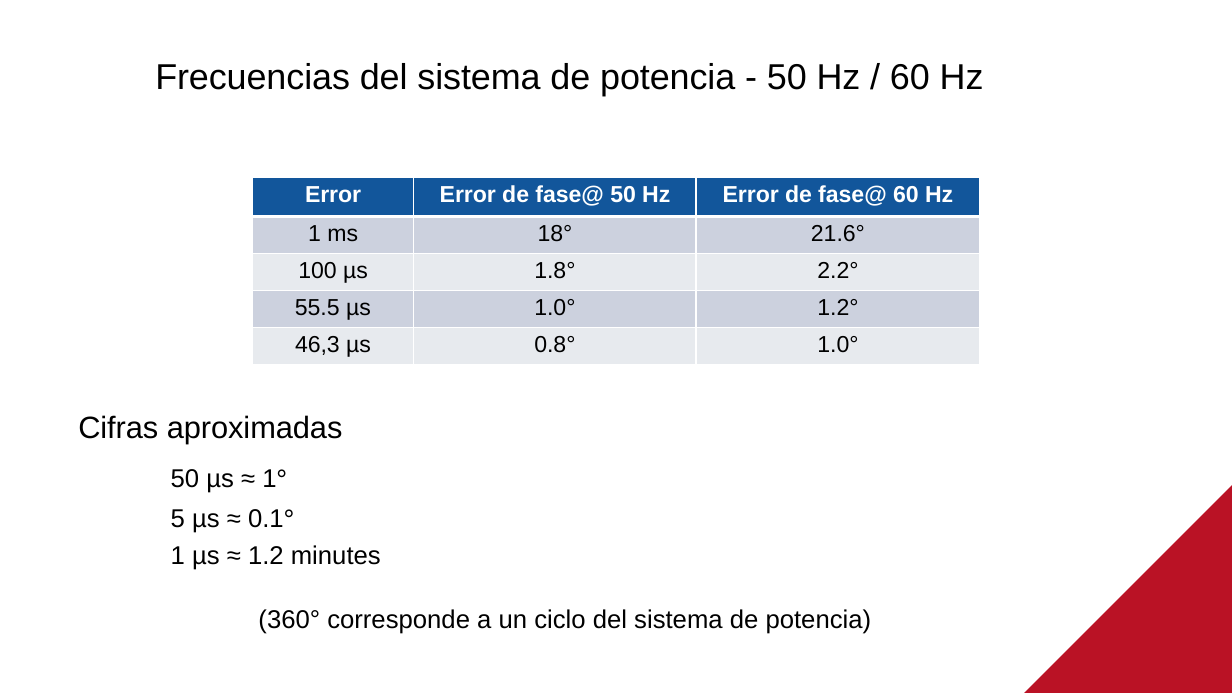
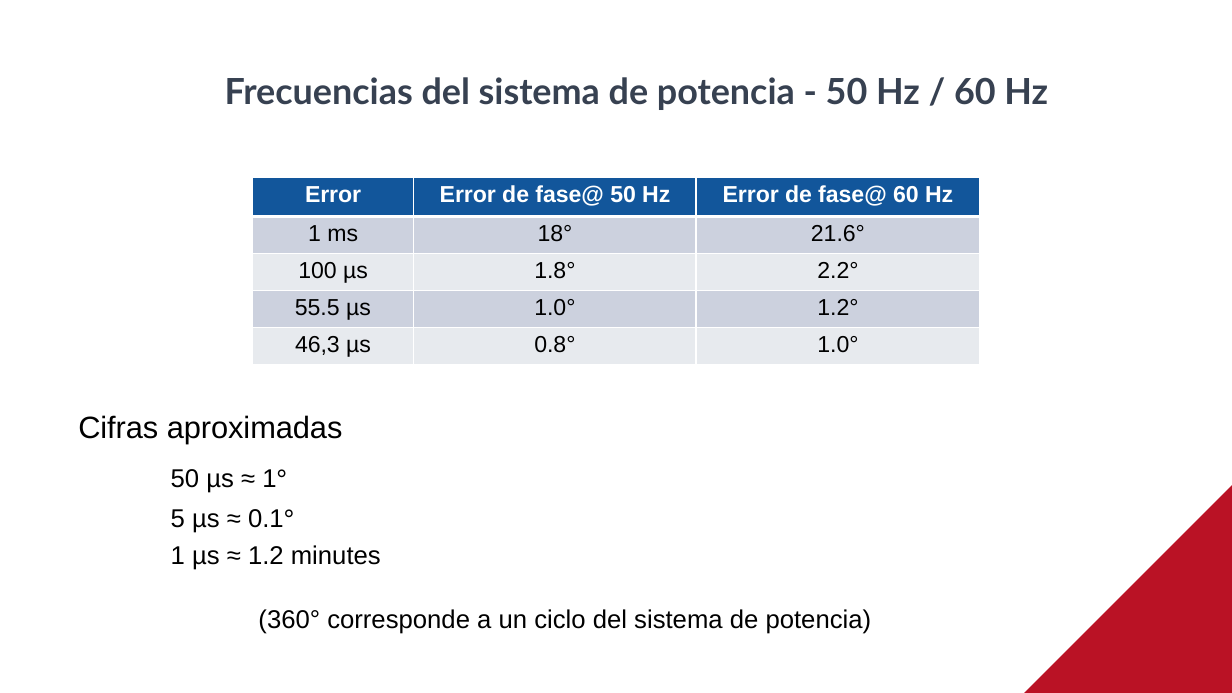
Before and after one commit to SiwaNetwork/QUANTUM, a slide deck: slide 4 of Time-Card/ДОКУМЕНТЫ/МАТЕРИАЛ СТАТЬИ/Применение в энергетике испанский.pptx (slide 3 before the commit). Drawn at 1232x693 pixels with LibreOffice and Linux fonts; fonts in the diff are those of the drawing. Boxes give left, top, right and bottom in pixels: in the first picture for what was removed or moved away, otherwise in the second. Text is boxed around its words. In the diff, an @@ line names an element or a change of style, - is before the commit and + after.

```diff
--- a/Time-Card/ДОКУМЕНТЫ/МАТЕРИАЛ СТАТЬИ/Применение в энергетике испанский.pptx
+++ b/Time-Card/ДОКУМЕНТЫ/МАТЕРИАЛ СТАТЬИ/Применение в энергетике испанский.pptx
@@ text "Frecuencias del sistema de potencia ...": place and size @@
-text "Frecuencias del sistema de potencia ..." at (155,63,984,96)
+text "Frecuencias del sistema de potencia ..." at (225,77,1048,110)
@@ text "Frecuencias del sistema de potencia ..." at (225,77,1048,110): font Arial to Lato, text colour #000000 to #374151, letter spacing -0.1 to 0 pt, bold on @@
```
Also in this commit, not shown: 9 other slides changed, 3 slides added, 7 slides removed.
